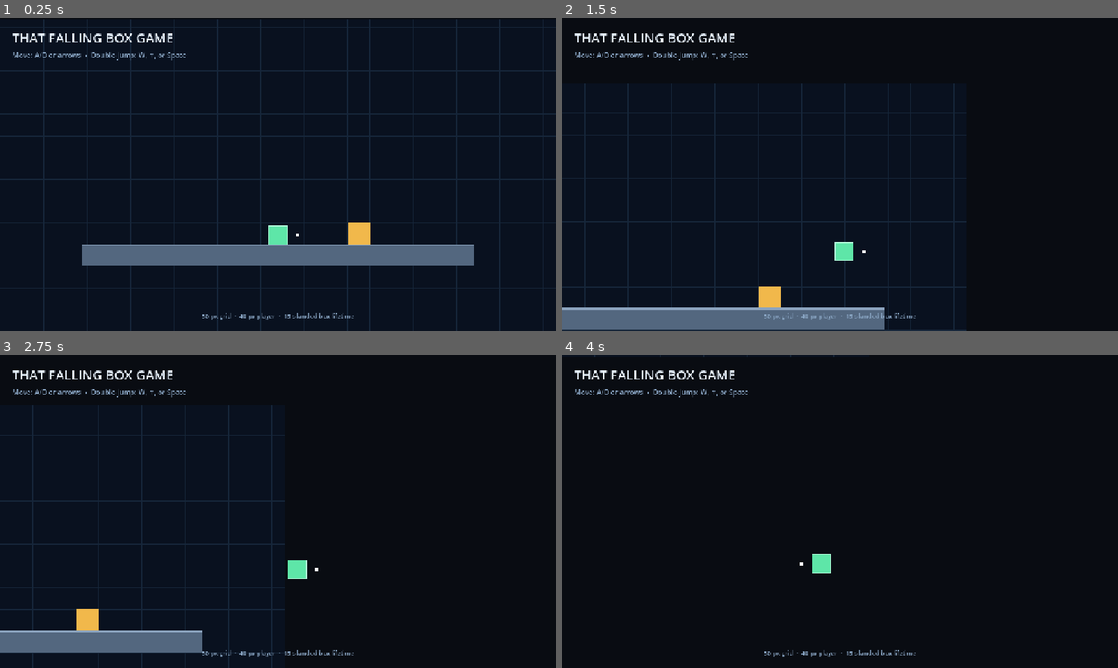
Above: before the commit, frames 1-4 (two rows, left to right).
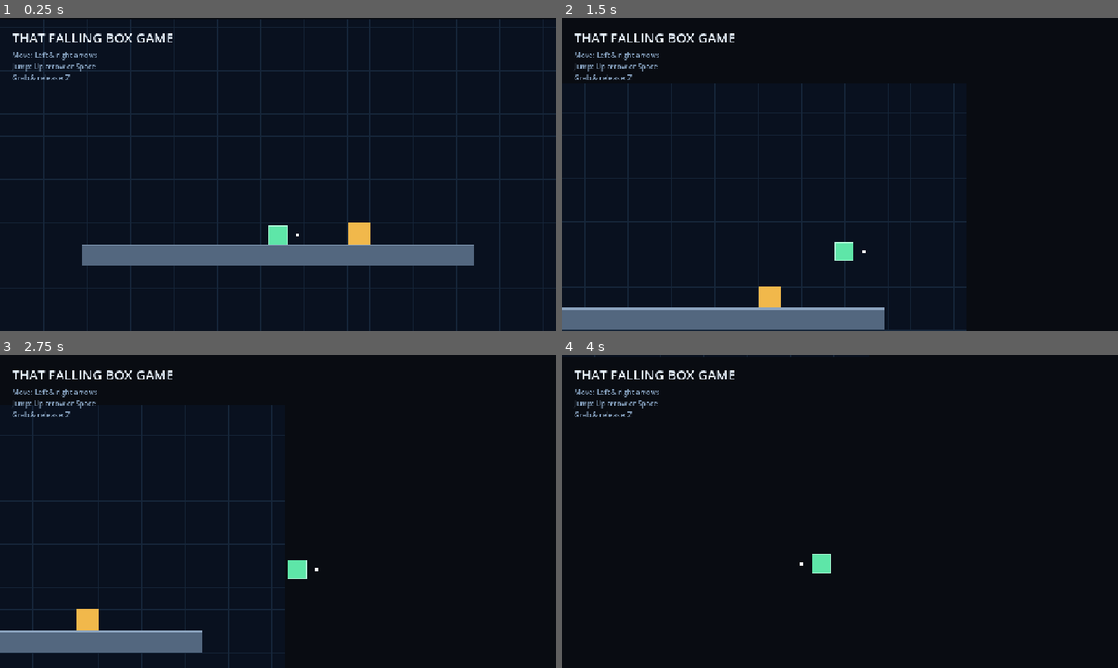
Above: after the commit, the same moments.

Repository: itsMapleLeaf/falling-box
Game: Godot game, scene res://src/main.tscn
Two runs of this game, one before a commit and one after it. Both use one fixed random seed, a clock stepped at 60 frames per second and the inputs below.
Inputs (mouse positions are in pixels of both pictures, inside the frame that each line leads up to):
- Up to frame 1 (0.25 s): no input
- Up to frame 2 (1.5 s): tap Enter at 0.5 s; move the mouse to (962, 158) at 0.52 s; hold Right (move_right) 0.53-1.25 s; tap Z (jump) at 0.6, 0.77, 1.07 s; click (962, 158) at 0.67 s; drag from (728, 190) to (812, 237) at 1.27 s
- Up to frame 3 (2.75 s): move the mouse to (333, 442) at 2.02 s; hold Right (move_right) from 2.03 s (still down); hold Shift from 2.03 s (still down); tap Z (jump) at 2.3 s
- Up to frame 4 (4 s): release Right (move_right) at 2.75 s; release Shift at 2.75 s; drag from (812, 574) to (673, 464) at 2.77 s; move the mouse to (1006, 558) at 3.52 s; hold Left (move_left) from 3.53 s (still down); tap Ctrl at 3.6 s; tap Z (jump) at 3.77, 3.8 s

The runs differ from the first frame. In frame 1, 0.6% of the frame differs, in the area x 2-64%, y 10-97%; in frame 2, 0.6%; in frame 3, 0.6%; in frame 4, 0.6%.

Commit message:
update controls display

Diff:
--- a/src/main.tscn
+++ b/src/main.tscn
@@ -91,12 +91,6 @@
 layout_mode = 2
 theme_override_colors/font_color = Color(0.55, 0.66, 0.78, 1)
 theme_override_font_sizes/font_size = 16
-text = "Move: A/D or arrows  •  Double-jump: W, ↑, or Space"
-
-[node name="Hint" type="Label" parent="Interface/Margin" unique_id=433532072]
-layout_mode = 2
-size_flags_vertical = 8
-theme_override_colors/font_color = Color(0.55, 0.66, 0.78, 1)
-theme_override_font_sizes/font_size = 14
-text = "50 px grid  •  40 px player  •  15 s landed-box lifetime"
-horizontal_alignment = 1
+text = "Move: Left & right arrows
+Jump: Up arrow or Space
+Grab & release: Z"
